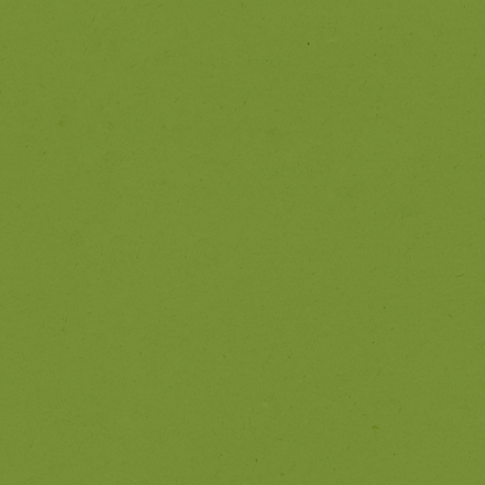
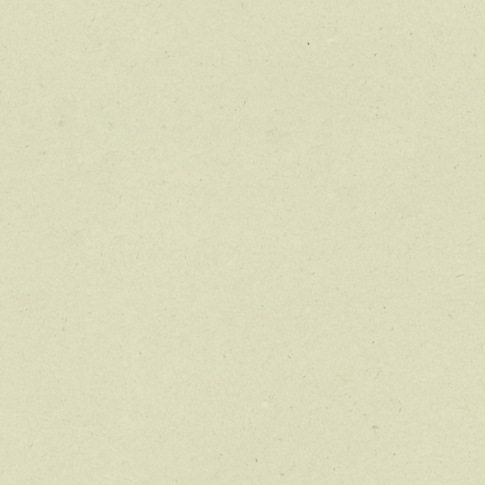
Before/after of a 485x485 layered artwork. What changed in the layer stack:
hid "GREEN" over [0, 0, 485, 485]
